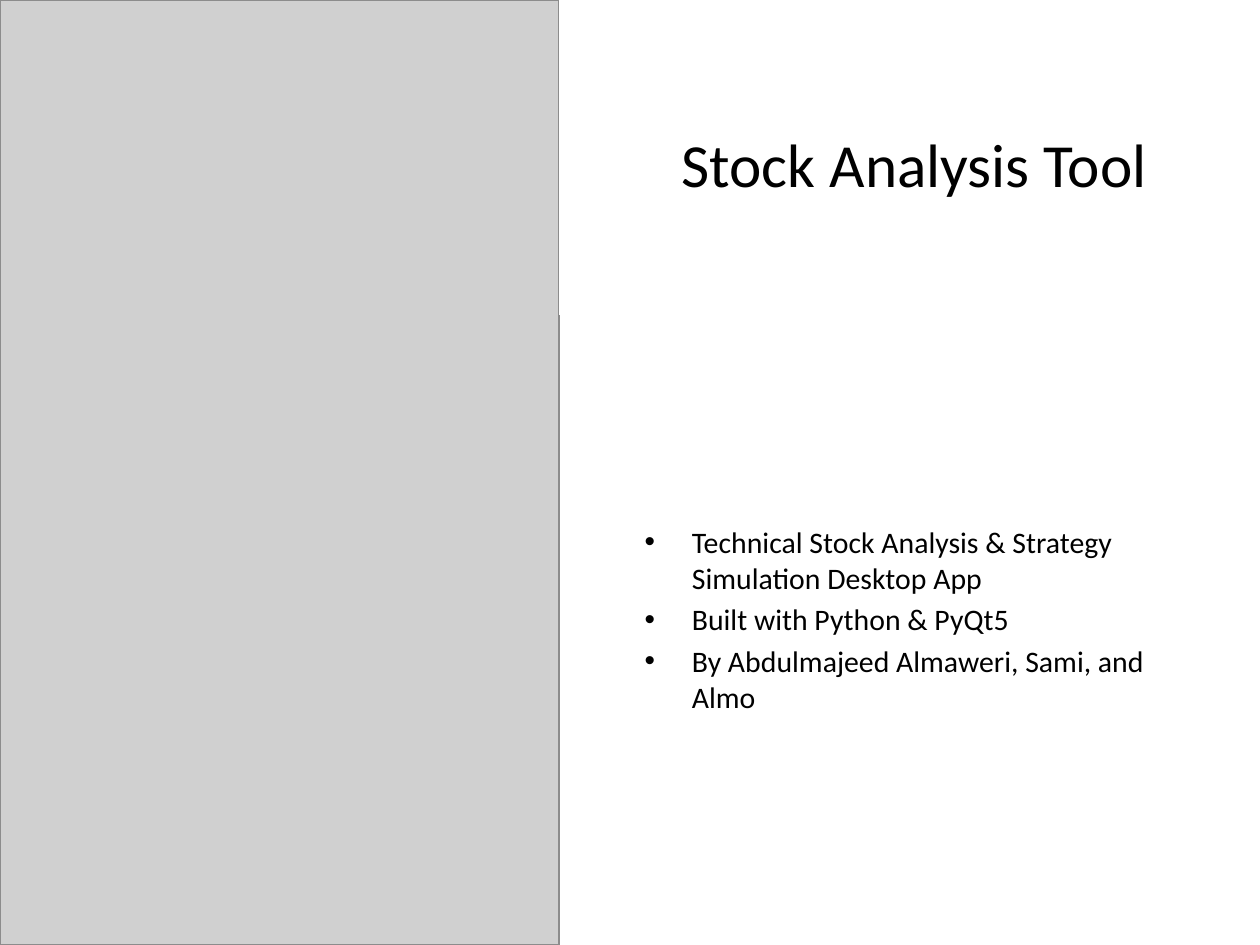
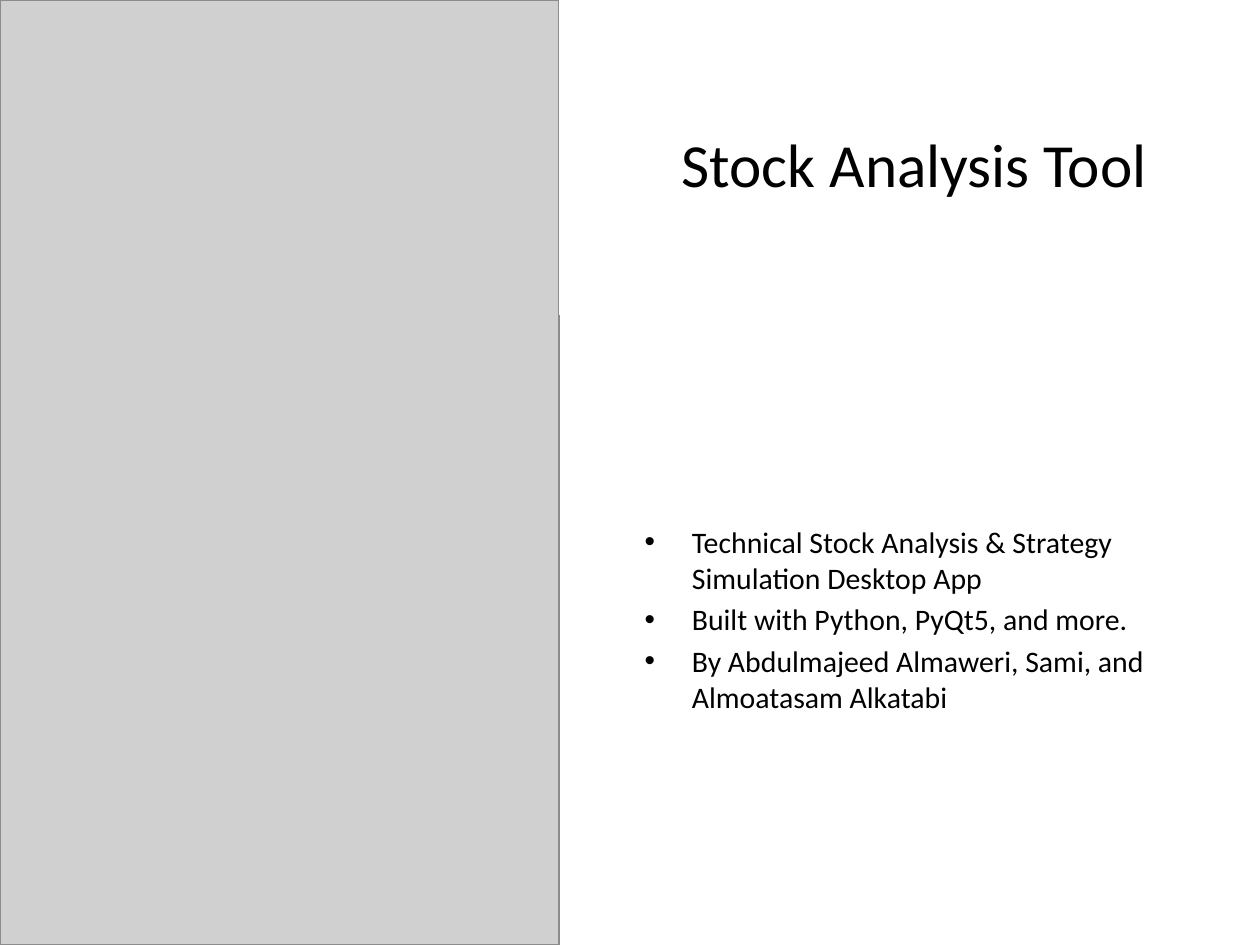
Before and after one commit to aalmaweri12/FinalCIS298, a slide deck: slide 1 of Stock_Analysis_Tool_Presentation.pptx. Drawn at 1260x945 pixels with LibreOffice and Linux fonts; fonts in the diff are those of the drawing; grey boxes stand for pictures. Boxes give left, top, right and bottom in pixels: in the first picture for what was removed or moved away, otherwise in the second. Text is boxed around its words. In the diff, an @@ line names an element or a change of style, - is before the commit and + after.

Commit message:
Presentation

```diff
--- a/Stock_Analysis_Tool_Presentation.pptx
+++ b/Stock_Analysis_Tool_Presentation.pptx
@@ text at <box>692,609,1144,709</box>: text changed @@
-• Built with Python & PyQt5
-• By Abdulmajeed Almaweri, Sami, and Almo
+• Built with Python, PyQt5, and more.
+• By Abdulmajeed Almaweri, Sami, and Almoatasam Alkatabi
```
Also in this commit, not shown: 1 other slide changed, 1 slide added, 6 slides removed.
